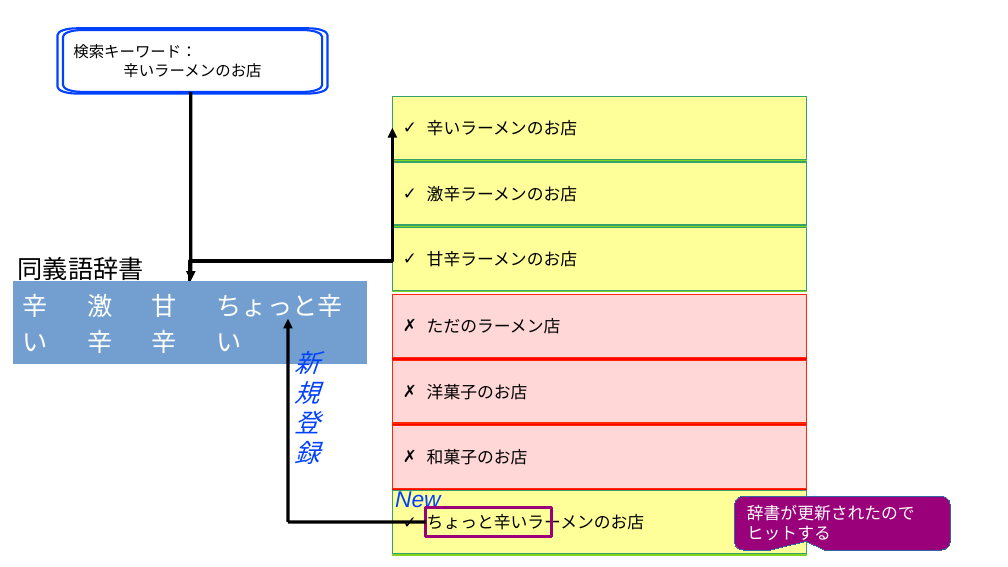
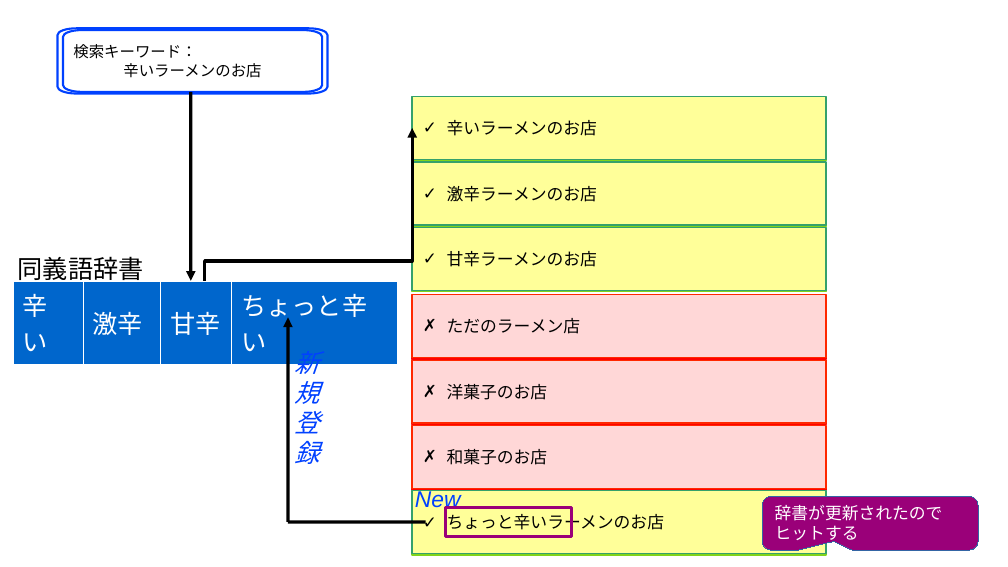
Before and after one commit to komainu8/rabbit-slide-komainu8-postgresql-conference-japan-2025, a slide deck: slide 4 of images.odp. Drawn at 1008x567 pixels with LibreOffice and Linux fonts; fonts in the diff are those of the drawing. Boxes give left, top, right and bottom in pixels: in the first picture for what was removed or moved away, otherwise in the second. Text is boxed around its words. In the diff, an @@ line names an element or a change of style, - is before the commit and + after.

```diff
--- a/images.odp
+++ b/images.odp
@@ elbow arrow moved from (190, 281) - (392, 128) to (205, 281) - (412, 128) @@
@@ table at (13, 281, 396, 355) @@
@@ fill #729FCF to #0066CC in row 1 @@
@@ borders changed @@
@@ table: place and size @@
-table at (13, 281, 367, 357)
+table at (13, 281, 396, 355)
@@ 8 rectangles, 1 text: place and size @@
-8 rectangles, 1 text at (392, 97, 806, 553)
+8 rectangles, 1 text at (412, 97, 827, 553)
@@ rounded speech box "辞書が更新されたのでヒットする": place and size @@
-rounded speech box "辞書が更新されたのでヒットする" at (735, 496, 951, 550)
+rounded speech box "辞書が更新されたのでヒットする" at (762, 496, 978, 550)
```
Also in this commit, not shown: 7 other slides changed, 7 other files.
